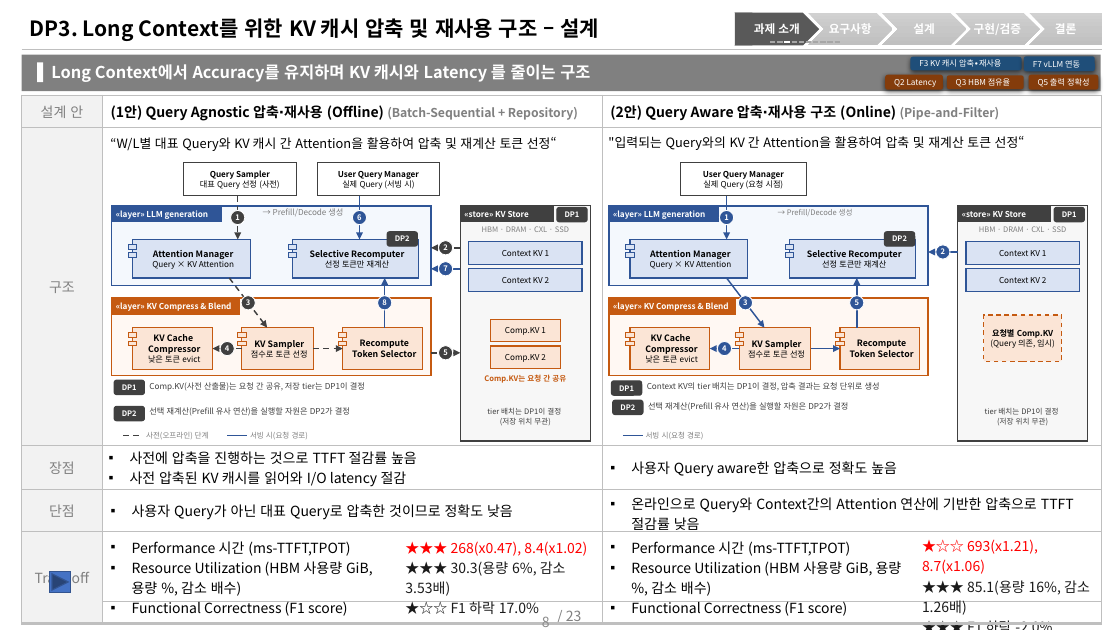
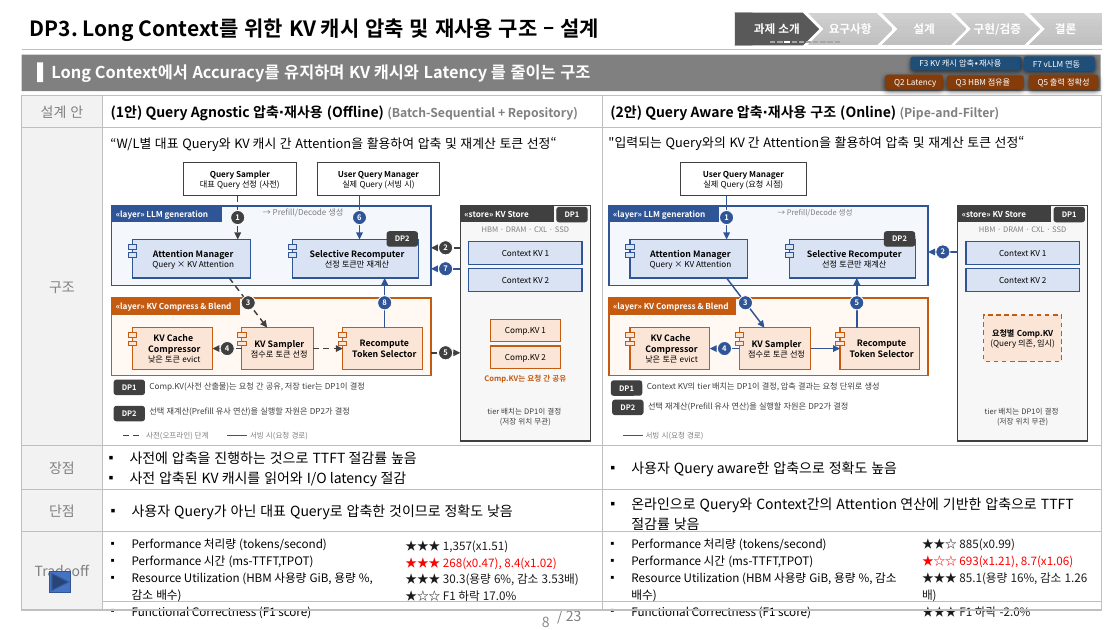
Before and after one commit to mkim0628/vllm, a slide deck: slide 8 of doc-mk/DP-overview-qa-unified.pptx. Drawn at 1120x630 pixels with LibreOffice and Linux fonts; fonts in the diff are those of the drawing. Boxes give left, top, right and bottom in pixels: in the first picture for what was removed or moved away, otherwise in the second. Text is boxed around its words. In the diff, an @@ line names an element or a change of style, - is before the commit and + after.

```diff
--- a/doc-mk/DP-overview-qa-unified.pptx
+++ b/doc-mk/DP-overview-qa-unified.pptx
@@ table at <box>22,95,1102,622</box> @@
-row 5: Tradeoff | Performance 시간 (ms-TTFT,TPOT) / Resource Utilization (HBM 사용량 GiB, 용량 %, 감소 배수) / Functional Correctness (F1 score) | ★★★ 268(x0.47), 8.4(x1.02) / ★★★ 30.3(용량 6%, 감소 3.53배) / ★☆☆ F1 하락 17.0% | Performance 시간 (ms-TTFT,TPOT) / Resource Utilization (HBM 사용량 GiB, 용량 %, 감소 배수) / Functional Correctness (F1 score) | ★☆☆ 693(x1.21), 8.7(x1.06) / ★★★ 85.1(용량 16%, 감소 1.26배) / ★★★ F1 하락 -2.0%
+row 5: Tradeoff | Performance 처리량 (tokens/second) / Performance 시간 (ms-TTFT,TPOT) / Resource Utilization (HBM 사용량 GiB, 용량 %, 감소 배수) / Functional Correctness (F1 score) | ★★★ 1,357(x1.51) / ★★★ 268(x0.47), 8.4(x1.02) / ★★★ 30.3(용량 6%, 감소 3.53배) / ★☆☆ F1 하락 17.0% | Performance 처리량 (tokens/second) / Performance 시간 (ms-TTFT,TPOT) / Resource Utilization (HBM 사용량 GiB, 용량 %, 감소 배수) / Functional Correctness (F1 score) | ★★☆ 885(x0.99) / ★☆☆ 693(x1.21), 8.7(x1.06) / ★★★ 85.1(용량 16%, 감소 1.26배) / ★★★ F1 하락 -2.0%
```
Also in this commit, not shown: 11 other slides changed, 3 slides added, 15 other files.
